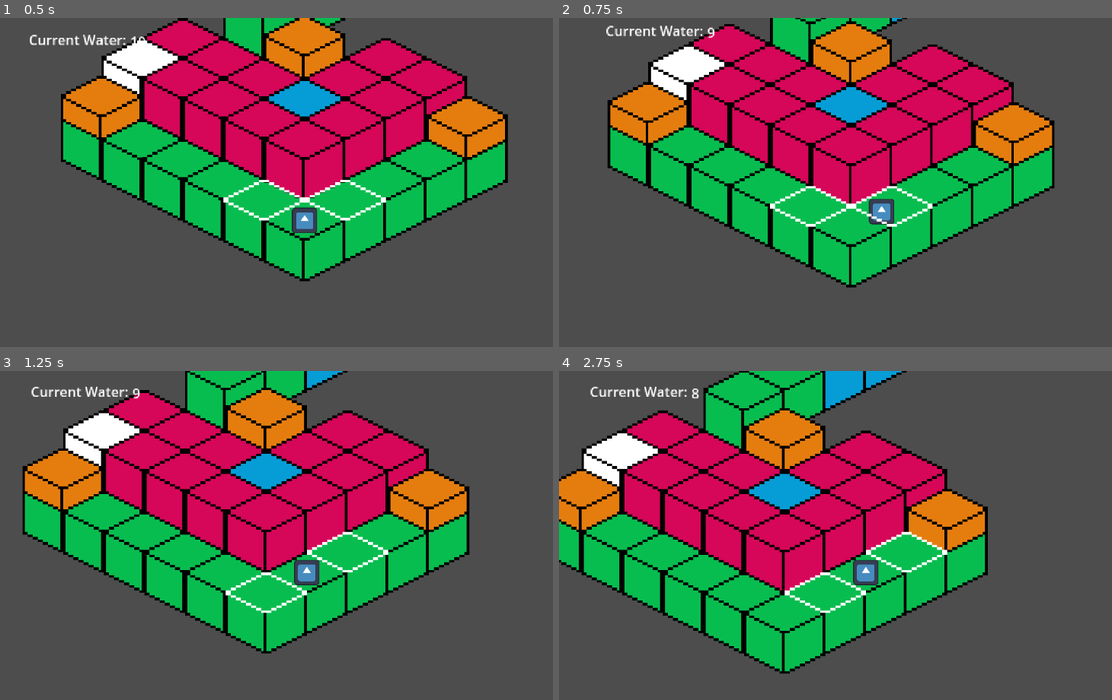
Above: before the commit, frames 1-4 (two rows, left to right).
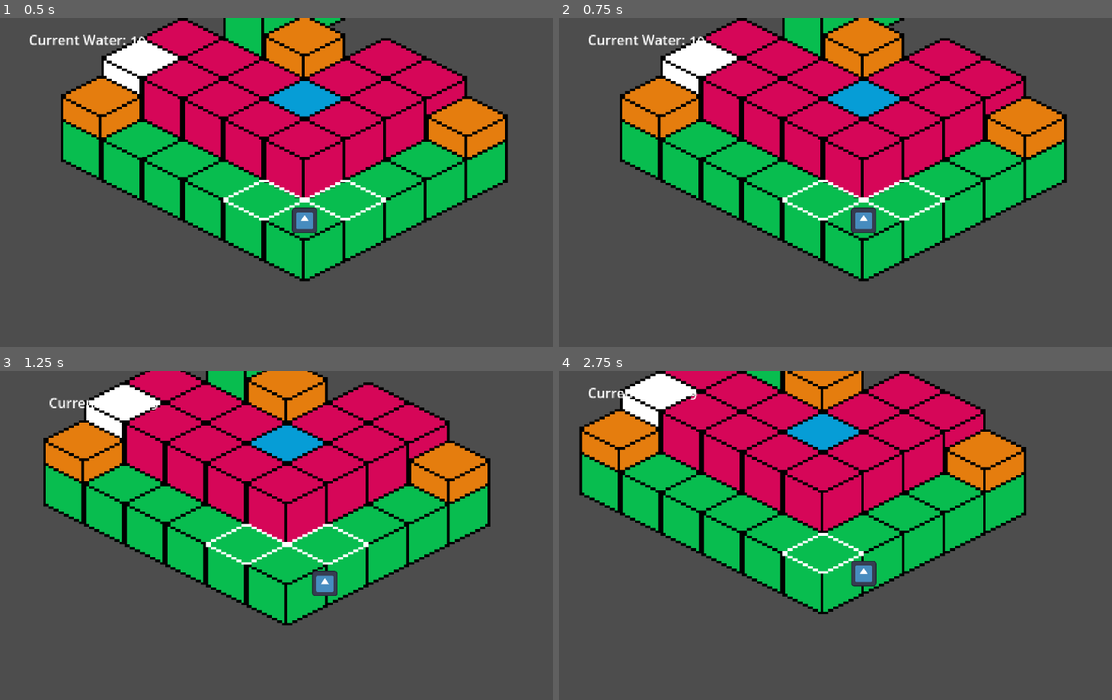
Above: after the commit, the same moments.

Repository: martinsi26/GameJam2024
Game: Godot game, scene res://Main.tscn
Same seed, same stepped clock (60 frames per second), same inputs: the game is played once before the commit and once after it. The engine's default icon, where the game draws it, is replaced by a stand-in: a white triangle on a blue panel in a dark square. Sound files missing from this copy of the repository are replaced by a short silence.
Inputs:
- Up to frame 1 (0.5 s): no input
- Up to frame 2 (0.75 s): tap Enter at 0.5 s; hold D (move_right) from 0.53 s (still down)
- Up to frame 3 (1.25 s): keep holding D (move_right)
- Up to frame 4 (2.75 s): release D (move_right) at 1.28 s; hold S (move_down) 1.28-2.03 s; hold D (move_right) from 2.03 s (still down)

Frame 1 is identical in both runs. In frame 2, 19% of the frame differs, in the area x 5-92%, y 0-82%; in frame 3, 35%; in frame 4, 49%, in the area x 0-85%, y 0-92%.

Commit message:
timer implementation - almost

Diff:
--- a/gamejam2024/Fish/Fish.gd
+++ b/gamejam2024/Fish/Fish.gd
@@ -2,6 +2,7 @@
 
 @onready var map = $".."
 @onready var label = $Camera2D/Control/WaterLabel
+@onready var beat = $Beat
 
 var tile_size = Vector2(32, 16)  # Adjust based on your tile map dimensions
 var current_layer # The layer that the player is currently at
@@ -21,8 +22,13 @@
 var sent_signal = false
 signal finished_map
 
+var tt: Vector3
+var ttd: Object
+var tl: float
+
 # Called when the node enters the scene tree for the first time.
 func _ready() -> void:
+	add_child(beat)
 	sent_signal = false
 	get_parent().get_parent().connect("set_starting_values", set_starting_values)
 
@@ -95,6 +101,7 @@
 		move_pos.y -= y_offset
 
 		position = position.move_toward(move_pos, speed * delta)  # Adjust speed as needed
+
 		if position.distance_to(move_pos) < 1:  # Threshold for stopping
 			position = move_pos
 			current_tile = target_tile
@@ -112,35 +119,57 @@
 		if Input.is_action_just_pressed("move_up"):	# W key (up-left)
 			if !current_neighbors[0]:
 				return
-			target_tile = current_neighbors[0].pos
-			target_tile_data = current_neighbors[0].data
-			target_layer = current_neighbors[0].pos.z
+			tt = current_neighbors[0].pos
+			ttd = current_neighbors[0].data
+			tl = current_neighbors[0].pos.z
 		elif Input.is_action_just_pressed("move_down"):	# S key (down-right)
 			if !current_neighbors[3]:
 				return
 			target_tile = current_neighbors[3].pos
-			target_tile_data = current_neighbors[3].data
-			target_layer = current_neighbors[3].pos.z
+			ttd = current_neighbors[3].data
+			tl = current_neighbors[3].pos.z
 		elif Input.is_action_just_pressed("move_left"):	# A key (down-left)
 			if !current_neighbors[2]:
 				return
 			target_tile = current_neighbors[2].pos
-			target_tile_data = current_neighbors[2].data
-			target_layer = current_neighbors[2].pos.z
+			ttd = current_neighbors[2].data
+			tl = current_neighbors[2].pos.z
 		elif Input.is_action_just_pressed("move_right"): # D key (up-right)
 			if !current_neighbors[1]:
 				return
 			target_tile = current_neighbors[1].pos
-			target_tile_data = current_neighbors[1].data
-			target_layer = current_neighbors[1].pos.z
+			ttd = current_neighbors[1].data
+			tl = current_neighbors[1].pos.z
 		#elif Input.is_action_just_pressed("hop_in_place"):
 			#pass
 		else:
 			return
 
-		use_water(1)
-		if target_tile_data.terrain_set == 1:
-			set_water()
-		label.text = str(current_water)
+		#use_water(1)
+		#if target_tile_data.terrain_set == 1:
+			#set_water()
+		#label.text = str(current_water)
+		#
+		#is_moving = true
 
-		is_moving = true
+
+func _on_timer_timeout() -> void:
+	beat.audio.play()
+
+	target_tile = tt
+	target_tile_data = ttd
+	target_layer = tl
+
+	if not target_tile_data:
+		return
+	use_water(1)
+	if target_tile_data.terrain_set == 1:
+		set_water()
+	label.text = str(current_water)
+
+	is_moving = true
+
+	#tt = Vector3.ZERO
+	ttd = null
+	#tl = 0.00
+	#pass # Replace with function body.
--- a/gamejam2024/Fish/Fish.tscn
+++ b/gamejam2024/Fish/Fish.tscn
@@ -67,3 +67,6 @@
 stream = ExtResource("4_utwqx")
 
 [node name="Timer" type="Timer" parent="Beat"]
+autostart = true
+
+[connection signal="timeout" from="Beat/Timer" to="." method="_on_timer_timeout"]
--- a/gamejam2024/Fish/beat.gd
+++ b/gamejam2024/Fish/beat.gd
@@ -2,13 +2,13 @@
 
 @onready var audio : AudioStreamPlayer2D = $BeatsPerMinute
 @onready var timer : Timer = $Timer
-@export var level = 1 # change to per level/map
-@export var control: Vector2
+@export var level = 1	# change to per level/map
+#@export var control: Vector2
 var times = 2.0 / (level * 2)
 
 #Put this in each map
 #beats.level = 1
-#beats._ready() #idk if you rlly need this one though
+#beats._ready()	#idk if you rlly need this one though
 
 func _ready() -> void:
 	timer.wait_time = times
@@ -23,5 +23,5 @@
 
 
 
-func _on_timer_timeout() -> void:
-	audio.play()
+#func _on_timer_timeout() -> void:
+	#audio.play()
